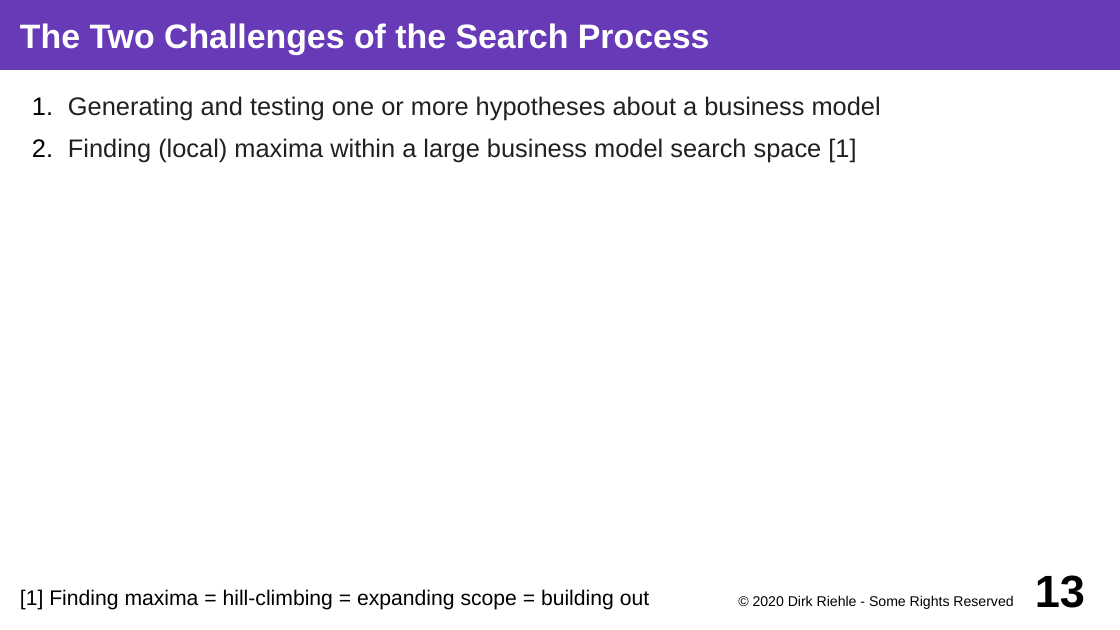
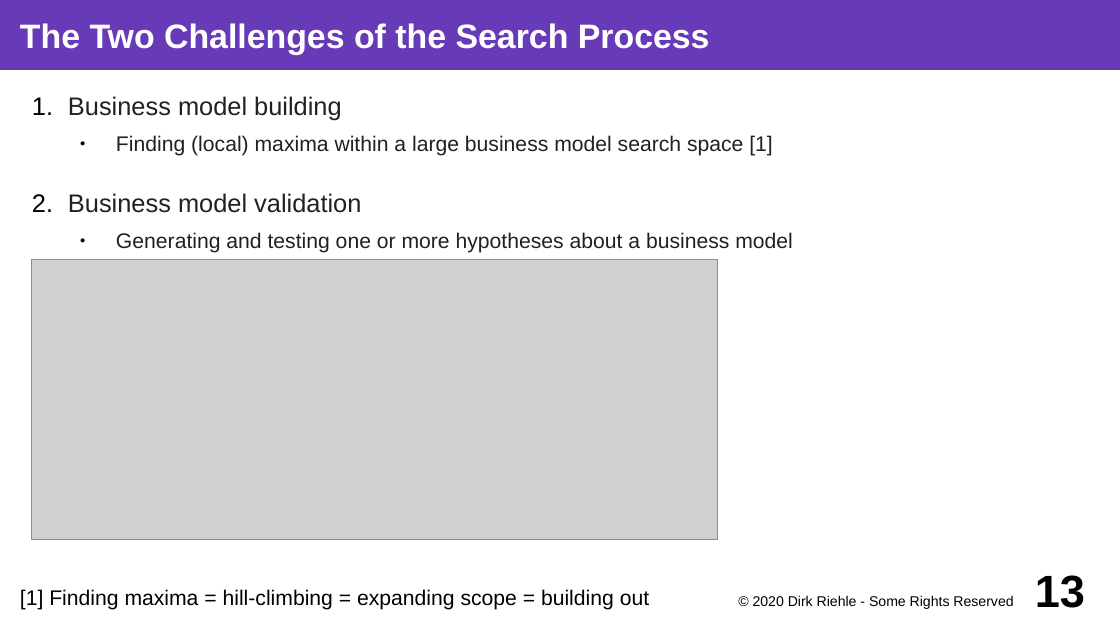
Before and after one commit to dirkriehle/coss-course, a slide deck: slide 13 of Lecture slides/COSS D01 - Software Startups.odp. Drawn at 1120x630 pixels with LibreOffice and Linux fonts; fonts in the diff are those of the drawing; grey boxes stand for pictures. Boxes give left, top, right and bottom in pixels: in the first picture for what was removed or moved away, otherwise in the second. Text is boxed around its words. In the diff, an @@ line names an element or a change of style, - is before the commit and + after.

Commit message:
Fixes to startup slide deck; in particular pulled theory building before validation

```diff
--- a/Lecture slides/COSS D01 - Software Startups.odp
+++ b/Lecture slides/COSS D01 - Software Startups.odp
@@ text at [68,96,772,213]: paragraphs added @@
+1. Business model building
+  ● Finding (local) maxima within a large business model search space [1]
+2. Business model validation
@@ text at [68,138,856,163]: paragraph removed @@
-2. Finding (local) maxima within a large business model search space [1]
@@ text at [116,232,793,253]: size 18 to 15 pt in "Generating and testing one or more hypotheses ..."; bullet 1. to ●; list level 1 to 2 in "Generating and testing one or ..." @@
@@ picture added at [32,260,718,541] @@
```
Also in this commit, not shown: 14 other slides changed, 3 other files.
